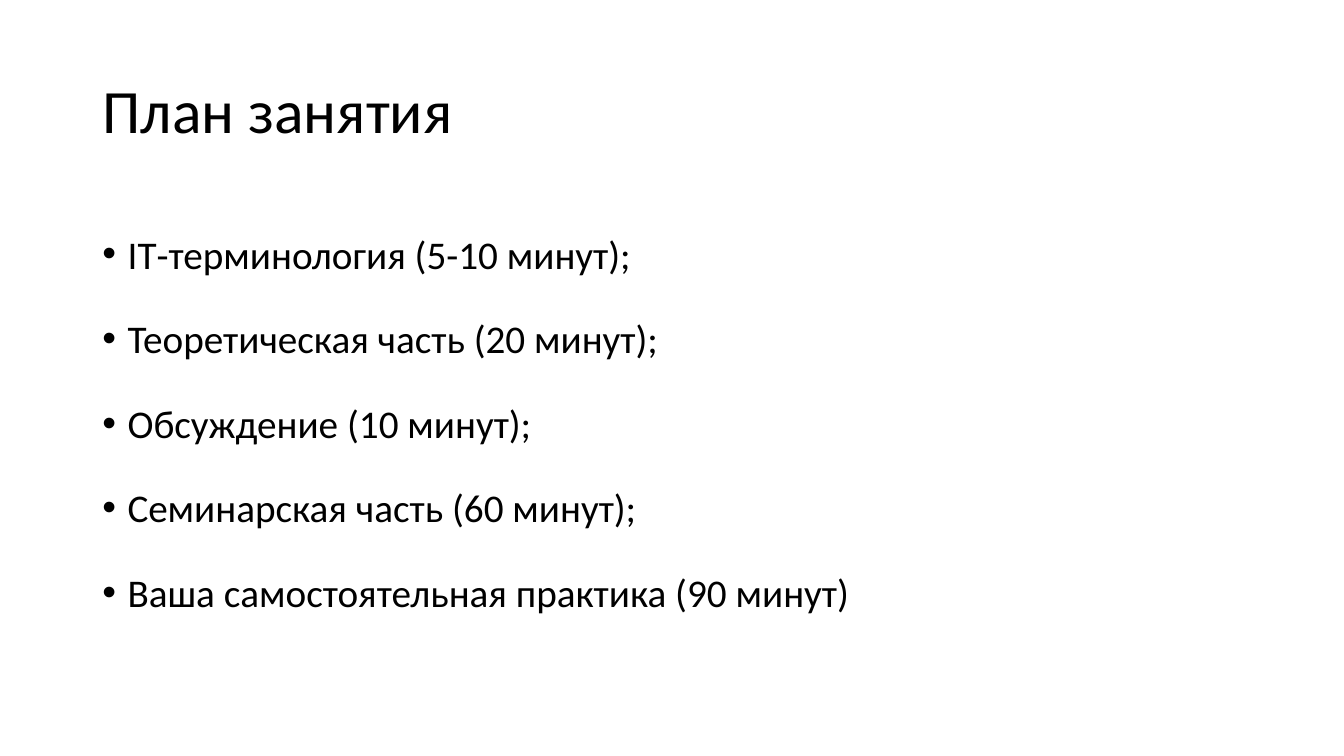
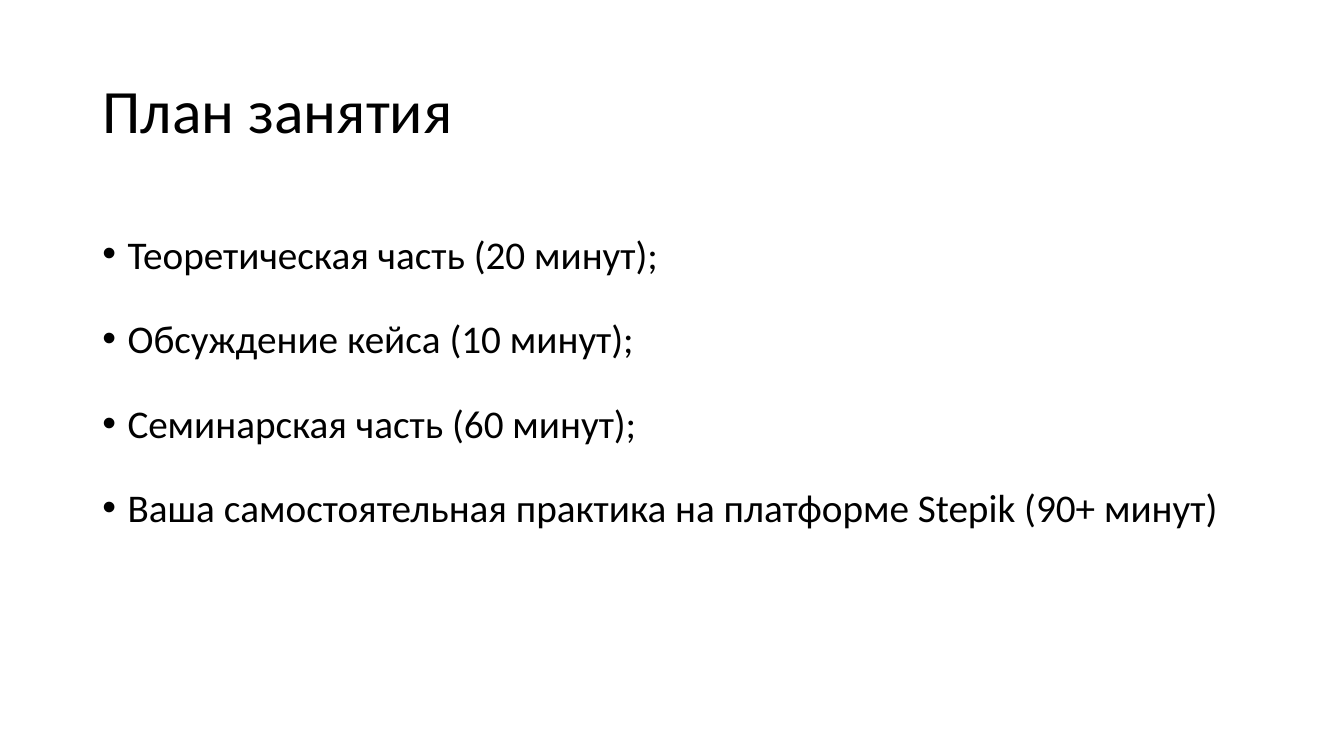
Before and after one commit to PedagogicEducationMIPT/Presentations, a slide deck: slide 6 of intro/Введение.pptx. Drawn at 1344x756 pixels with LibreOffice and Linux fonts; fonts in the diff are those of the drawing. Boxes give left, top, right and bottom in pixels: in the first picture for what was removed or moved away, otherwise in the second. Text is boxed around its words. In the diff, an @@ line names an element or a change of style, - is before the commit and + after.

```diff
--- a/intro/Введение.pptx
+++ b/intro/Введение.pptx
@@ text at (128, 240, 631, 276): paragraph removed @@
-• IT-терминология (5-10 минут);
@@ text at (128, 324, 634, 360): text changed @@
-• Обсуждение (10 минут);
+• Обсуждение кейса (10 минут);
@@ text at (128, 493, 1217, 529): text changed @@
-• Ваша самостоятельная практика (90 минут)
+• Ваша самостоятельная практика на платформе Stepik (90+ минут)
```
Also in this commit, not shown: 5 other slides changed, 1 slide added, 43 other files.
